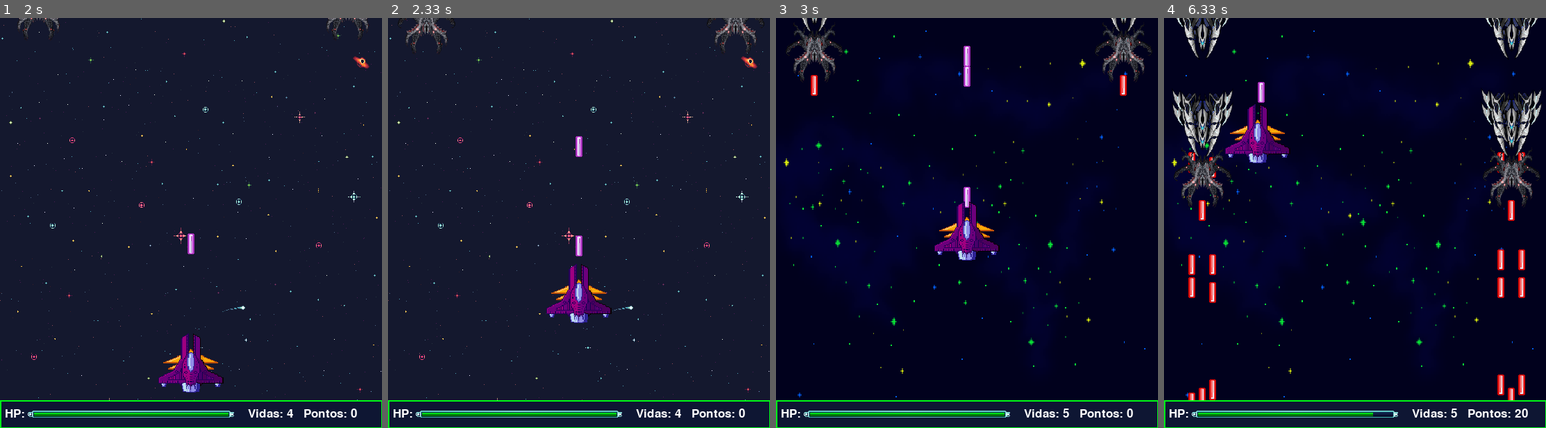
Above: before the commit, frames 1-4 (left to right).
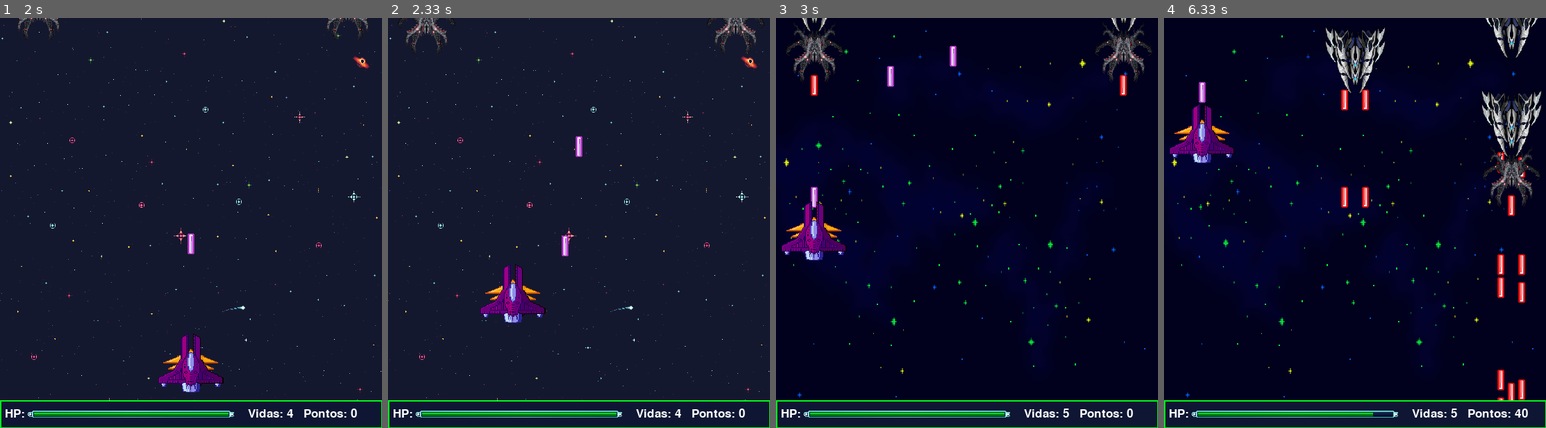
Above: after the commit, the same moments.

Repository: cjs-13/Projeto_pygame
Game: pygame game, started from main.py
Two runs of this game, one before a commit and one after it. Both use one fixed random seed, a clock stepped at 60 frames per second and the inputs below.
Inputs (mouse positions are in pixels of both pictures, inside the frame that each line leads up to):
- Up to frame 1 (2 s): hold Esc 0.33-0.8 s; click (191, 206) at 1.38 s; tap Space at 1.67 s
- Up to frame 2 (2.33 s): hold P from 2 s (still down); hold W from 2 s (still down); tap Space at 2.07 s
- Up to frame 3 (3 s): tap Space at 2.37, 2.9 s; release P at 2.47 s; release W at 2.47 s; tap K at 2.5 s; hold K from 2.83 s (still down); hold W from 2.83 s (still down)
- Up to frame 4 (6.33 s): tap Space at 3.2, 3.4, 3.7, 3.9, 4.2, 5.07, 5.37, 5.63, 5.97, 6.27 s; release K at 3.3 s; release W at 3.3 s; hold Up 3.33-3.8 s; hold D 3.83-4.3 s; click (1362, 83) at 4.38 s; click (1355, 218) at 4.72 s; hold Left 5-5.53 s; move the mouse to (1217, 210) at 5.03 s; hold S 5.57-5.87 s; hold Left 5.9-6.3 s

Frame 1 is identical in both runs. In frame 2, 2.6% of the frame differs, in the area x 24-59%, y 53-75%; in frame 3, 2.9%; in frame 4, 7.8%, in the area x 1-99%, y 0-98%.

Commit message:
Novo método de teste e "limpeza do codigo"
Ao apertar P o jogo testa se a nave esta movendo corretamente para as quatro direções cardinais, a "limpeza" doi apenas coisas simples como colocar espaço em todas as virgulas e dar duas linhas de espaço entre funções

Diff:
--- a/classes.py
+++ b/classes.py
@@ -4,6 +4,7 @@
 from physics import testa_colisao
 
 # DEFINIÇÃO DAS CLASSES
+
 
 class Laser():
     def __init__(self, x, y, img, nave, arma):
@@ -30,7 +31,7 @@
     def altura(self):
         return self.img.get_height()
 
-    def moverlaserinterno(self, lasers):
+    def moverlaserinterno(self):
         self.x += self.vel_x
         self.y += self.vel_y
         if self.fora_tela():
@@ -44,7 +45,7 @@
                     nave.hp -= 1
                     nave.imunity_timer = 5
 
-    def ColisaoLaser(self, lasers):
+    def colisaoLaser(self, lasers):
         for laser in lasers:
             if self.damagetype != laser.damagetype and testa_colisao(self, laser):
                 self.hp -= 1
@@ -206,6 +207,8 @@
 class Jogador(Nave):
     def __init__(self, x, y):
         super().__init__(x, y)
+        self.vel_x = 5
+        self.vel_y = 5
         self.nave_img = asc.NAVE_PRINCIPAL
         self.laser_img = asc.LASER_PRINCIPAL
         self.hp_img = asc.HP
@@ -242,6 +245,21 @@
         tela.blit(hp_label, (7, ini.ALTURA + 11))
         tela.blit(lives_label, (ini.SCALE_LABEL_HP[0] + 60, ini.ALTURA + 11))
         tela.blit(pontos, (ini.SCALE_LABEL_HP[0] + 140, ini.ALTURA + 11))
+
+
+    def move_left(self):
+        self.x -= self.vel_x
+
+
+    def move_right(self):
+        self.x += self.vel_x
+
+
+    def move_up(self):
+        self.y -= self.vel_y
+
+    def move_down(self):
+        self.y += self.vel_y
 
 
 class Inimigo(Nave):
--- a/main.py
+++ b/main.py
@@ -5,15 +5,16 @@
 from sys import exit
 
 # ADIÇÃO DE NOME E ICONE À JANELA DO JOGO
+import tests
 
 ini.pg.display.set_caption("Invasores do Espaço")
 ini.pg.display.set_icon(asc.ICONE)
 
 # JANELAS DO JOGO
 
+
 def main():
     jogando = True
-    jogador_vel = 5
     naves = list()
     jogador = css.Jogador(ini.LARGURA//2 - asc.NAVE_PRINCIPAL.get_width()/2, ini.ALTURA - 100)
     naves.append(jogador)
@@ -35,29 +36,31 @@
             if event.type == ini.pg.KEYDOWN:
                 if event.key == ini.pg.K_ESCAPE:
                     screens.menu_principal(main)
+                if event.key == ini.pg.K_p:
+                    tests.testtimer[4] = 0
                 if event.key == ini.pg.K_k:
                     if fase.fase < 2:
                         fase.pular_fase(naves[0])
 
         keys = ini.pg.key.get_pressed()
-        if (keys[ini.pg.K_a] or keys[ini.pg.K_LEFT]) and jogador.x - jogador_vel > 0:
-            jogador.x -= jogador_vel
-        if (keys[ini.pg.K_d] or keys[ini.pg.K_RIGHT]) and jogador.x + jogador_vel + jogador.largura() < ini.LARGURA:
-            jogador.x += jogador_vel
-        if (keys[ini.pg.K_w] or keys[ini.pg.K_UP]) and jogador.y - jogador_vel > 0:
-            jogador.y -= jogador_vel
-        if (keys[ini.pg.K_s] or keys[ini.pg.K_DOWN]) and jogador.y + jogador_vel + jogador.altura() < ini.ALTURA:
-            jogador.y += jogador_vel
+        if (keys[ini.pg.K_a] or keys[ini.pg.K_LEFT]) and jogador.x - jogador.vel_x > 0:
+            jogador.move_left()
+        if (keys[ini.pg.K_d] or keys[ini.pg.K_RIGHT]) and jogador.x + jogador.vel_x + jogador.largura() < ini.LARGURA:
+            jogador.move_right()
+        if (keys[ini.pg.K_w] or keys[ini.pg.K_UP]) and jogador.y - jogador.vel_y > 0:
+            jogador.move_up()
+        if (keys[ini.pg.K_s] or keys[ini.pg.K_DOWN]) and jogador.y + jogador.vel_y + jogador.altura() < ini.ALTURA:
+            jogador.move_down()
         if keys[ini.pg.K_SPACE]:
             jogador.atirarinterno(0, lasers)
 
         jogador.colisao(naves)
         for laser in lasers:
-            laser.moverlaserinterno(lasers)
+            laser.moverlaserinterno()
             laser.colisaointerno(naves, lasers)
             laser.testevida(lasers)
             laser.drawinterno(ini.TELA)
-            laser.ColisaoLaser(lasers)
+            laser.colisaoLaser(lasers)
 
         if jogador.hp <= 0 and jogador.lives < 2:
             screens.tela_fim_de_jogo(jogador.pontos, fase, main)
@@ -68,15 +71,19 @@
             nave.testeai(lasers)
             nave.draw(ini.TELA)
 
-        if fase.win == True:
-            screens.tela_vencedor(jogador.pontos,fase, main)
+        if fase.win:
+            screens.tela_vencedor(jogador.pontos, fase, main)
 
         ini.TELA.blit(asc.BARRA_INF, (0, ini.ALTURA))
         jogador.draw_hp(ini.TELA)
         fase.direcionar_fase(naves)
         fase.counter_tick()
 
+        tests.test_moviment(jogador)
+
         ini.pg.display.flip()
 
 # INICIALIZANDO A APLICAÇÃO
+
+
 screens.tela_inicial(main)
--- a/tests.py
+++ b/tests.py
@@ -1,6 +1,9 @@
+import initialize
 import physics
 import classes
 import assets
+
+# CAIXA BRANCA
 
 obj1 = classes.Jogador(0, 0)
 obj2 = classes.Inimigo(0, 0, 0)
@@ -18,3 +21,82 @@
 
 def test_no_collision():
     assert physics.testa_colisao(obj1, obj4) == False
+
+# CAIXA PRETA
+
+
+testtimer = [0, 0, 0, 0, 4]
+
+
+def test_moviment_left(direction, jogador):
+
+    if testtimer[direction] < 360:
+        testtimer[direction] += 1
+        if jogador.x - jogador.vel_x > 0:
+            jogador.move_left()
+
+    if testtimer[direction] == 360:
+        assert jogador.x < 10
+
+
+def test_moviment_right(direction, jogador):
+    if testtimer[direction] < 360:
+        testtimer[direction] += 1
+        if jogador.x + jogador.vel_x + jogador.largura() < initialize.LARGURA:
+            jogador.move_right()
+
+    if testtimer[direction] == 360:
+        assert jogador.x > initialize.LARGURA - jogador.largura() - 10
+
+
+def test_moviment_up(direction, jogador):
+    if testtimer[direction] < 360:
+        testtimer[direction] += 1
+        if jogador.y - jogador.vel_y > 0:
+            jogador.move_up()
+    if testtimer[direction] == 360:
+        assert jogador.y < 10
+
+
+def test_moviment_down(direction, jogador):
+    if testtimer[direction] < 360:
+        testtimer[direction] += 1
+        if jogador.y + jogador.vel_y + jogador.altura() < initialize.ALTURA:
+            jogador.move_down()
+    if testtimer[direction] == 360:
+        assert jogador.y > initialize.ALTURA - jogador.altura() - 10
+
+
+def test_timer_position(direction):
+    if testtimer[direction] == 360:
+        testtimer[4] += 1
+
+
+
+def test_moviment_direction(direction, jogador):
+    if direction == 0:
+        test_moviment_left(direction, jogador)
+
+    if direction == 1:
+        test_moviment_right(direction, jogador)
+
+    if direction == 2:
+        test_moviment_up(direction, jogador)
+
+    if direction == 3:
+        test_moviment_down(direction, jogador)
+
+
+def test_moviment_single(direction, jogador):
+    test_moviment_direction(direction, jogador)
+    test_timer_position(direction)
+
+
+def test_moviment(jogador):
+    direction = testtimer[4]
+    print("timer is")
+    print(testtimer[direction])
+    print(" and position ")
+    print(direction)
+    if direction < 4:
+        test_moviment_single(direction, jogador)
